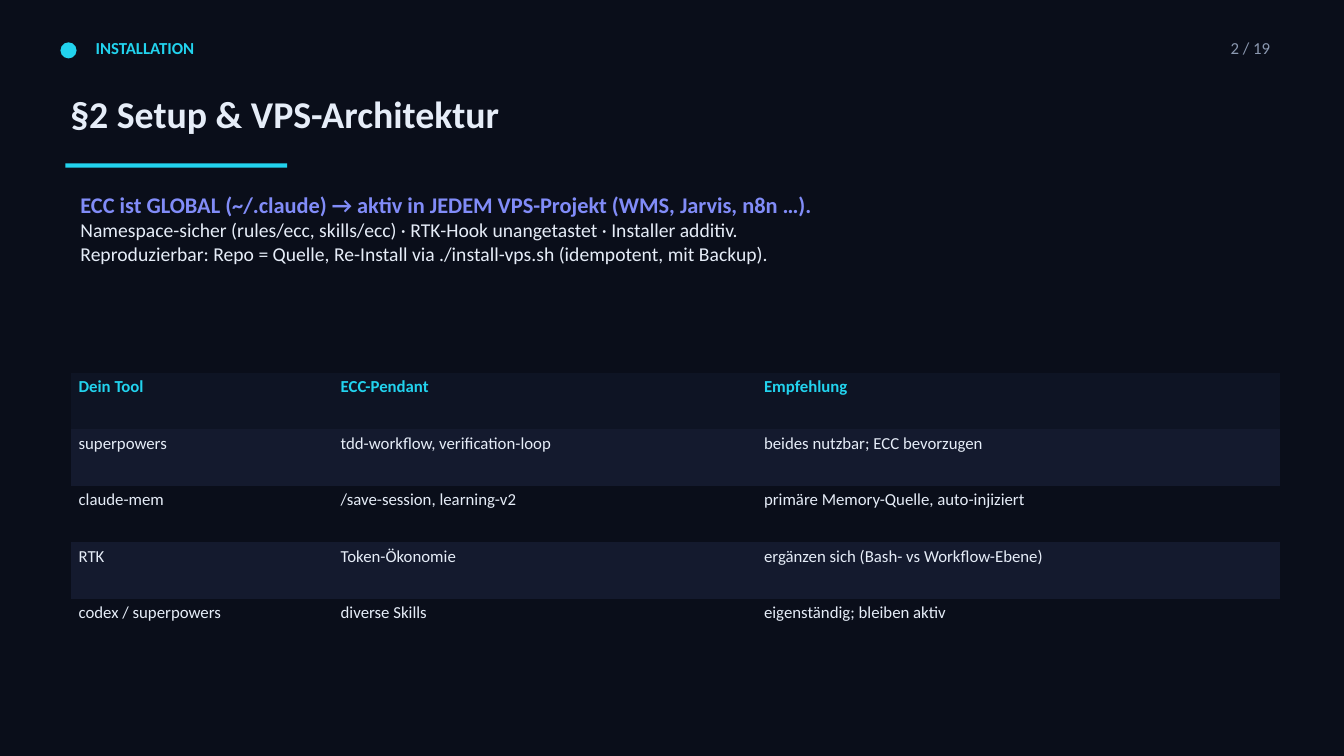
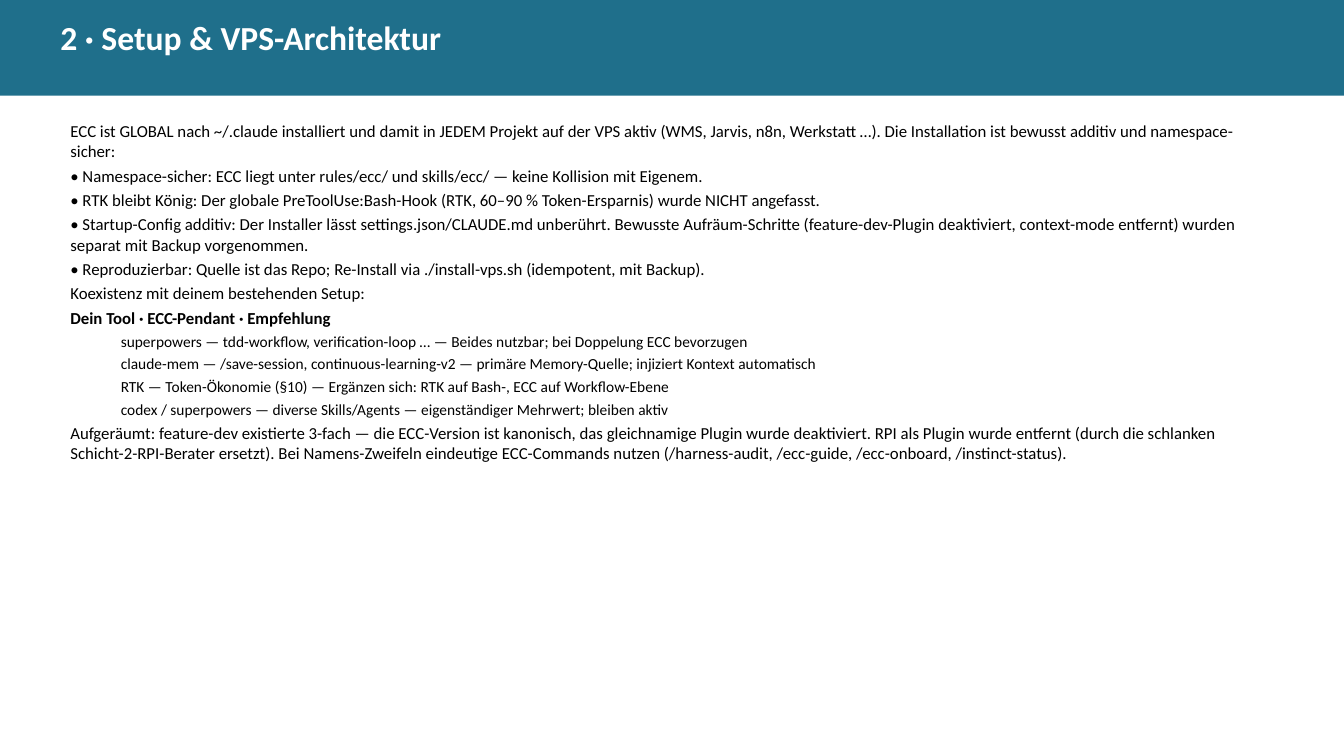
Before and after one commit to Paulee8155/Claude-Code-BestPractice, a slide deck: slide 3 of docs/ECC-Harness-Guide.de.pptx. Drawn at 1344x756 pixels with LibreOffice and Linux fonts; fonts in the diff are those of the drawing. Boxes give left, top, right and bottom in pixels: in the first picture for what was removed or moved away, otherwise in the second. Text is boxed around its words. In the diff, an @@ line names an element or a change of style, - is before the commit and + after.

```diff
--- a/docs/ECC-Harness-Guide.de.pptx
+++ b/docs/ECC-Harness-Guide.de.pptx
@@ background #0A0E1A to #FFFFFF @@
@@ rectangle added at (0, 0, 1344, 96), fill #1F6F8B @@
@@ text at (60, 26, 442, 56): text changed; size 27 to 24 pt; text colour #E6EDF8 to #FFFFFF @@
-§2 Setup & VPS-Architektur
+2 · Setup & VPS-Architektur
@@ ellipse removed at (60, 42, 77, 58) @@
@@ text removed at (96, 43, 195, 54) @@
-INSTALLATION
@@ text removed at (1231, 43, 1270, 54) @@
-2 / 19
@@ text added at (70, 125, 1234, 462), 12 pt, text #000000 @@
+ECC ist GLOBAL nach ~/.claude installiert und damit in JEDEM Projekt auf der VPS aktiv (WMS, Jarvis, n8n, Werkstatt …). Die Installation ist bewusst additiv und namespace-sicher:
+• Namespace-sicher: ECC liegt unter rules/ecc/ und skills/ecc/ — keine Kollision mit Eigenem.
+• RTK bleibt König: Der globale PreToolUse:Bash-Hook (RTK, 60–90 % Token-Ersparnis) wurde NICHT angefasst.
+• Startup-Config additiv: Der Installer lässt settings.json/CLAUDE.md unberührt. Bewusste Aufräum-Schritte (feature-dev-Plugin deaktiviert, context-mode entfernt) wurden separat mit Backup vorgenommen.
+• Reproduzierbar: Quelle ist das Repo; Re-Install via ./install-vps.sh (idempotent, mit Backup).
+Koexistenz mit deinem bestehenden Setup:
+Dein Tool · ECC-Pendant · Empfehlung
+  superpowers — tdd-workflow, verification-loop … — Beides nutzbar; bei Doppelung ECC bevorzugen
+  claude-mem — /save-session, continuous-learning-v2 — primäre Memory-Quelle; injiziert Kontext automatisch
+  RTK — Token-Ökonomie (§10) — Ergänzen sich: RTK auf Bash-, ECC auf Workflow-Ebene
+  codex / superpowers — diverse Skills/Agents — eigenständiger Mehrwert; bleiben aktiv
+Aufgeräumt: feature-dev existierte 3-fach — die ECC-Version ist kanonisch, das gleichnamige Plugin wurde deaktiviert. RPI als Plugin wurde entfernt (durch die schlanken Schicht-2-RPI-Berater ersetzt). Bei Namens-Zweifeln eindeutige ECC-Commands nutzen (/harness-audit, /ecc-guide, /ecc-onboard, /instinct-status).
@@ rectangle removed at (66, 163, 287, 167) @@
@@ text removed at (80, 196, 777, 264) @@
-ECC ist GLOBAL (~/.claude) → aktiv in JEDEM VPS-Projekt (WMS, Jarvis, n8n …).
-Namespace-sicher (rules/ecc, skills/ecc) · RTK-Hook unangetastet · Installer additiv.
-Reproduzierbar: Repo = Quelle, Re-Install via ./install-vps.sh (idempotent, mit Backup).
@@ table removed at (71, 373, 1280, 655), 5 rows, 3 columns @@
-Dein Tool | ECC-Pendant | Empfehlung
-superpowers | tdd-workflow, verification-loop | beides nutzbar; ECC bevorzugen
-claude-mem | /save-session, learning-v2 | primäre Memory-Quelle, auto-injiziert
-RTK | Token-Ökonomie | ergänzen sich (Bash- vs Workflow-Ebene)
-codex / superpowers | diverse Skills | eigenständig; bleiben aktiv
```
Also in this commit, not shown: 13 other slides changed, 15 slides added, 7 slides removed, 10 other files.
